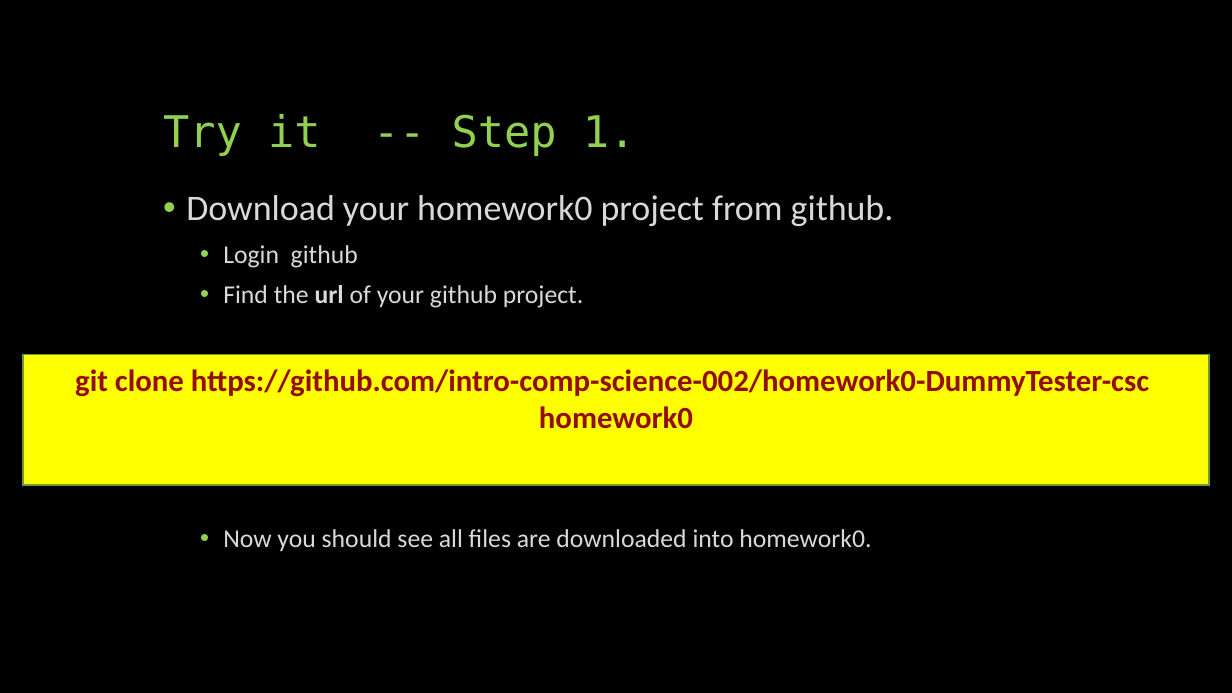
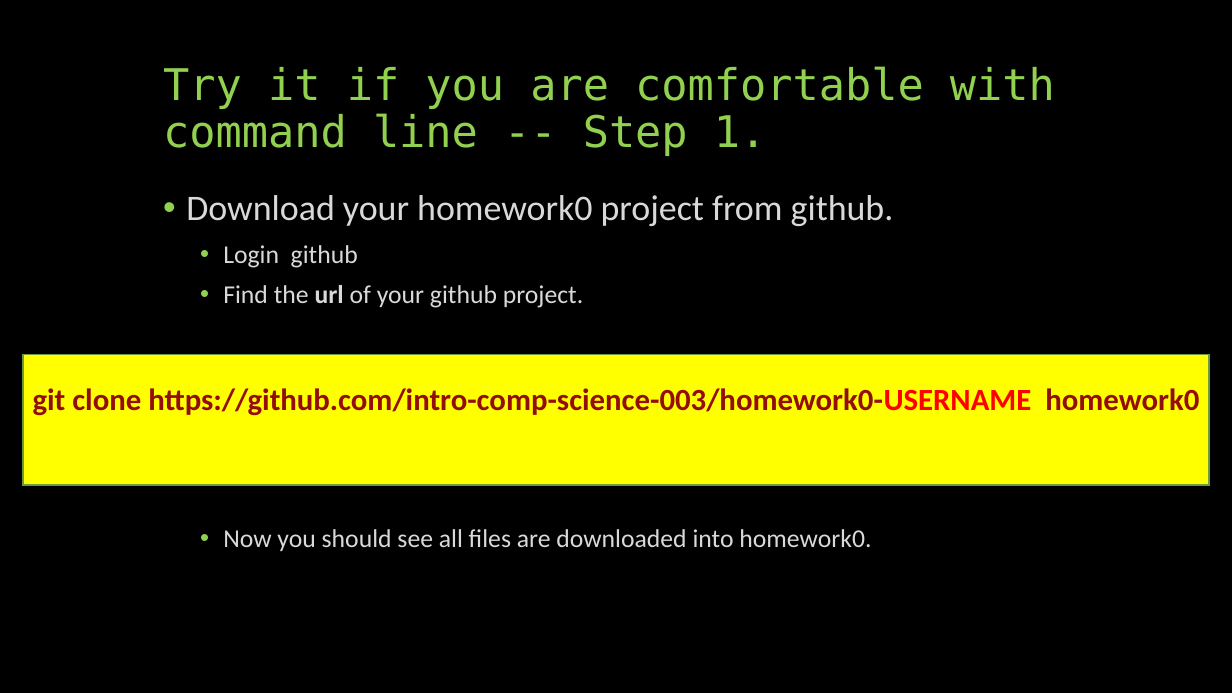
Before and after one commit to yilianz/CSCI125, a slide deck: slide 9 of LectureNotes/GitAndGitPages.pptx. Drawn at 1232x693 pixels with LibreOffice and Linux fonts; fonts in the diff are those of the drawing. Boxes give left, top, right and bottom in pixels: in the first picture for what was removed or moved away, otherwise in the second. Text is boxed around its words. In the diff, an @@ line names an element or a change of style, - is before the commit and + after.

Commit message:
update lecture

```diff
--- a/LectureNotes/GitAndGitPages.pptx
+++ b/LectureNotes/GitAndGitPages.pptx
@@ title at (163,66,1055,156): text changed @@
-Try it -- Step 1.
+Try it if you are comfortable with command line -- Step 1.
@@ text in rectangle at (33,388,1199,416): text changed @@
-git clone https://github.com/intro-comp-science-002/homework0-DummyTester-csc homework0
+git clone https://github.com/intro-comp-science-003/homework0-USERNAME homework0
```
Also in this commit, not shown: 4 other slides changed, 1 slide added, 1 other file.
